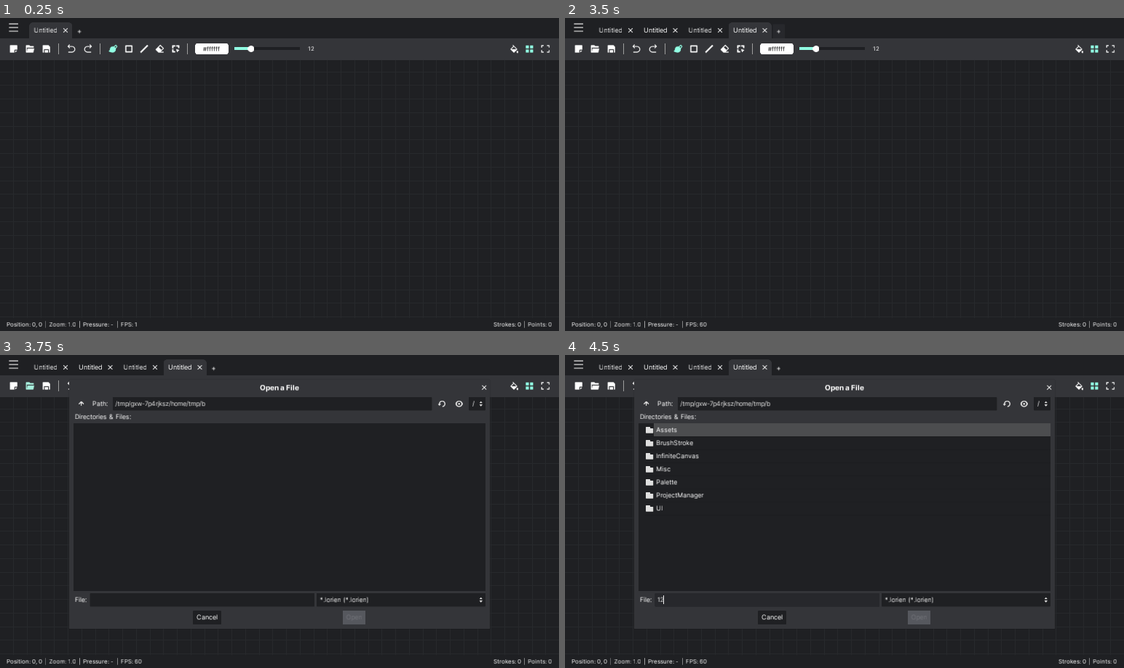
Above: before the commit, frames 1-4 (two rows, left to right).
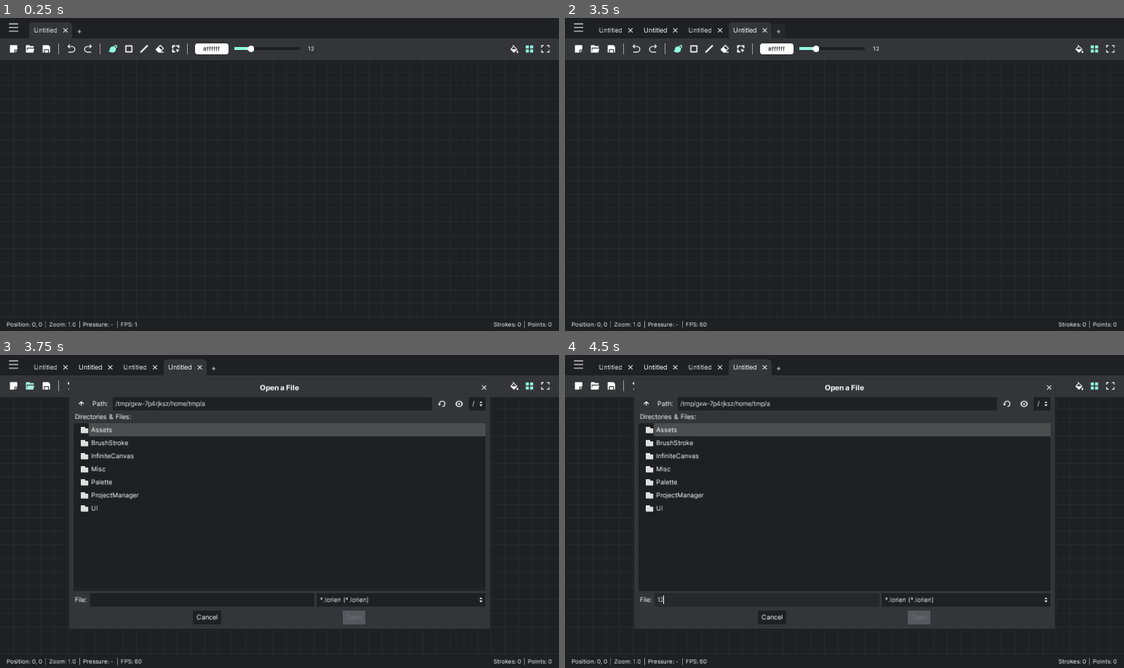
Above: after the commit, the same moments.

Repository: Epsilon0xCell/Lorien
Game: Godot game, scene res://Main.tscn
Same seed, same stepped clock (60 frames per second), same inputs: the game is played once before the commit and once after it.
Inputs (mouse positions are in pixels of both pictures, inside the frame that each line leads up to):
- Up to frame 1 (0.25 s): no input
- Up to frame 2 (3.5 s): click (576, 49) at 0.5 s; click (576, 49) at 1.25 s; click "Untitled" at 2 s; click "+" at 2.75 s
- Up to frame 3 (3.75 s): click (27, 386) at 3.5 s
- Up to frame 4 (4.5 s): click (766, 599) at 4.27 s; type "12" at 4.35 s

Frames 1-2 are identical in both runs. In frame 3, 3.5% of the frame differs, in the area x 14-87%, y 14-51%; in frame 4, less than 0.1%.

Commit message:
New styleboxflat for tree background focus style. Makes FileDialog's tree visible (#105)

Diff:
--- a/lorien/UI/Themes/theme_dark.tres
+++ b/lorien/UI/Themes/theme_dark.tres
@@ -155,6 +155,12 @@
 
 [sub_resource type="StyleBoxFlat" id=21]
 bg_color = Color( 0.12549, 0.129412, 0.141176, 1 )
+
+[sub_resource type="StyleBoxFlat" id=24]
+draw_center = false
+border_width_bottom = 12
+border_color = Color( 0.145098, 0.145098, 0.164706, 1 )
+border_blend = true
 
 [sub_resource type="StyleBoxFlat" id=22]
 content_margin_left = 4.0
@@ -346,7 +352,7 @@
 Tree/icons/unchecked = null
 Tree/icons/updown = null
 Tree/styles/bg = SubResource( 21 )
-Tree/styles/bg_focus = SubResource( 21 )
+Tree/styles/bg_focus = SubResource( 24 )
 Tree/styles/button_pressed = null
 Tree/styles/cursor = null
 Tree/styles/cursor_unfocused = null
Not shown: 1 places in lorien/UI/Themes/theme_dark.tres that only renumber resources
